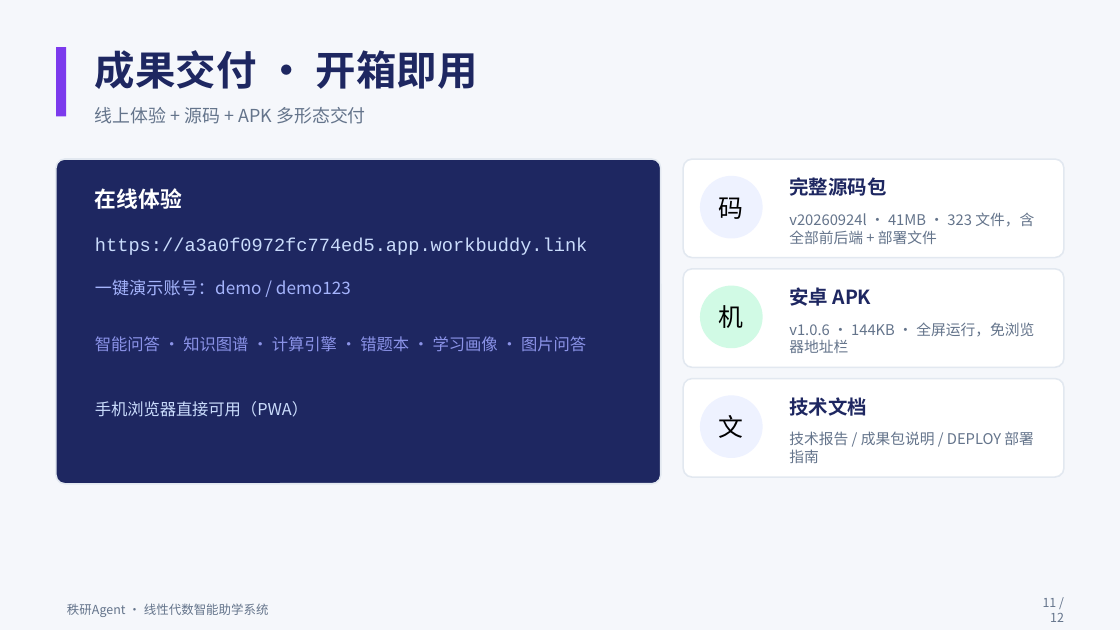
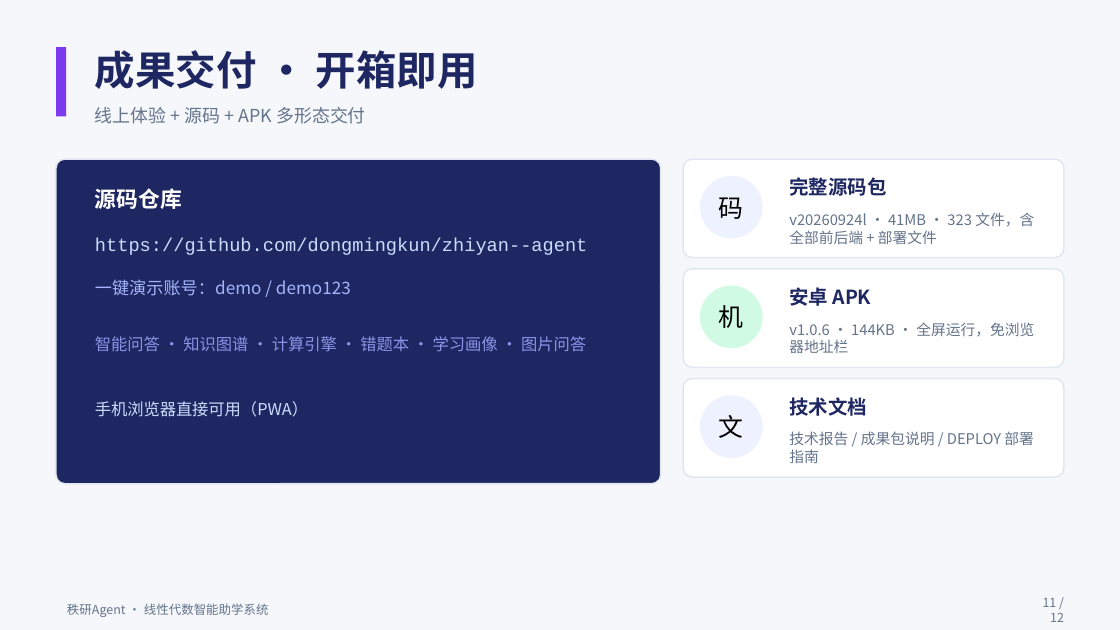
Before and after one commit to dongmingkun/zhiyan--agent, a slide deck: slide 11 of uploads/downloads/秩研Agent-线性代数智能助学系统-路演介绍.pptx. Drawn at 1120x630 pixels with LibreOffice and Linux fonts; fonts in the diff are those of the drawing. Boxes give left, top, right and bottom in pixels: in the first picture for what was removed or moved away, otherwise in the second. Text is boxed around its words. In the diff, an @@ line names an element or a change of style, - is before the commit and + after.

Commit message:
Update slide URL to GitHub repository

```diff
--- a/uploads/downloads/秩研Agent-线性代数智能助学系统-路演介绍.pptx
+++ b/uploads/downloads/秩研Agent-线性代数智能助学系统-路演介绍.pptx
@@ text at (95, 188, 182, 209): text changed @@
-在线体验
+源码仓库
@@ text at (95, 238, 587, 255): text changed @@
-https://a3a0f0972fc774ed5.app.workbuddy.link
+https://github.com/dongmingkun/zhiyan--agent
```
Also in this commit, not shown: 1 other file.
